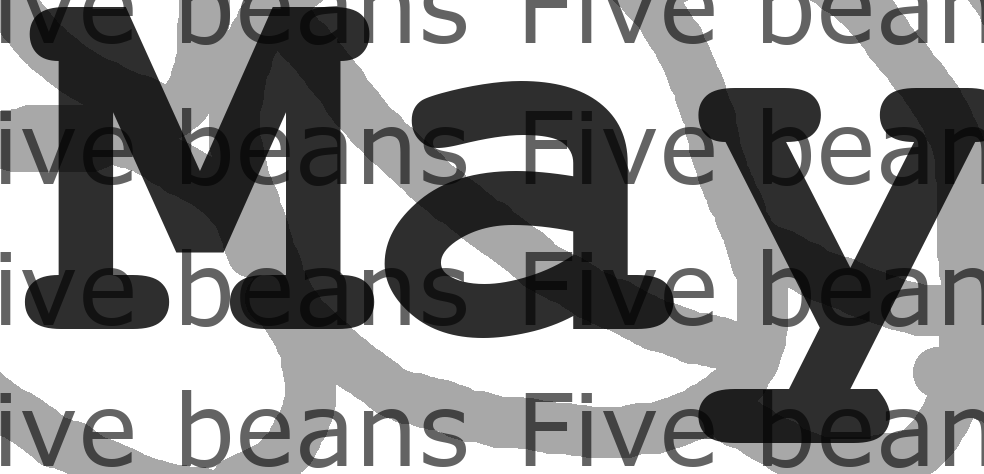
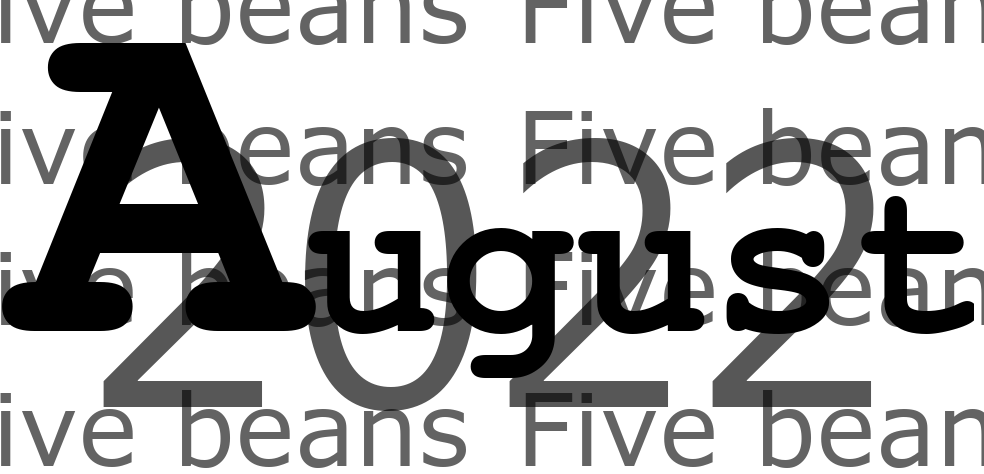
Two versions of the same layered image (984 × 474). Layer-by-layer changes:
added layer "August" above "圖層" over [2, 43, 974, 378]
"圖層": opacity 34% → 100%, painted on it over [0, 0, 984, 474]
removed layer "May" (was 82%) over [24, 7, 984, 443]
added layer "2022" (66%) above "圖層 #1" over [103, 138, 874, 411]
